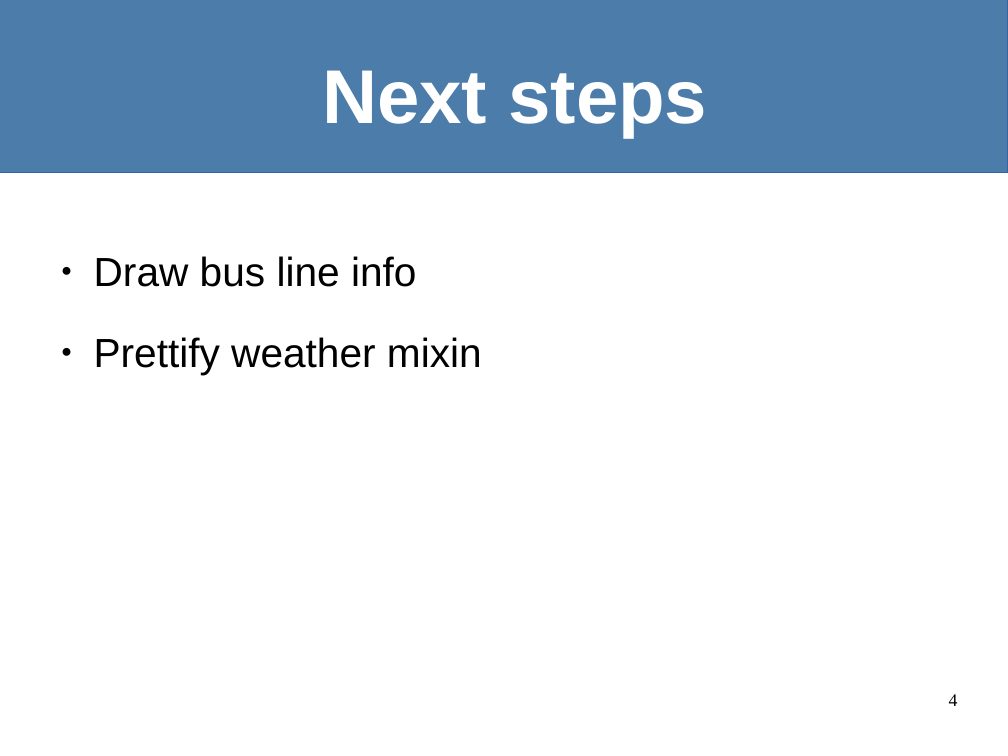
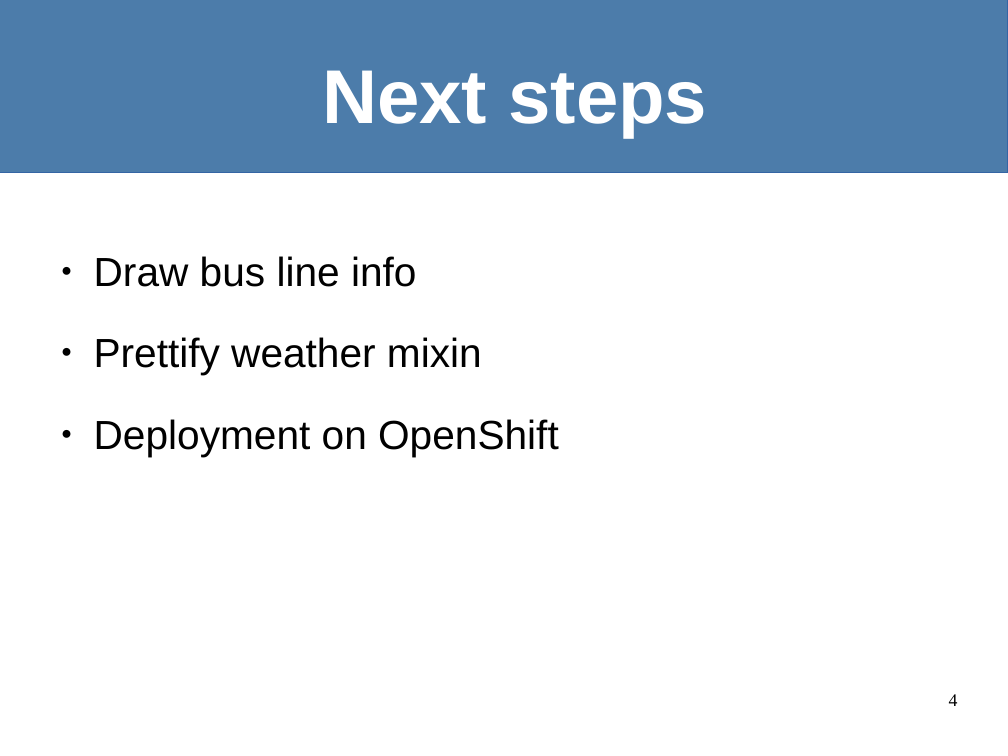
Before and after one commit to RaphaelHub/WebServices, a slide deck: slide 4 of 2016-01-19/presentation.odp. Drawn at 1008x756 pixels with LibreOffice and Linux fonts; fonts in the diff are those of the drawing. Boxes give left, top, right and bottom in pixels: in the first picture for what was removed or moved away, otherwise in the second. Text is boxed around its words. In the diff, an @@ line names an element or a change of style, - is before the commit and + after.

Commit message:
presentation update

```diff
--- a/2016-01-19/presentation.odp
+++ b/2016-01-19/presentation.odp
@@ text at (94,419,559,456): paragraph added @@
+● Deployment on OpenShift
```
Also in this commit, not shown: 1 other file.
